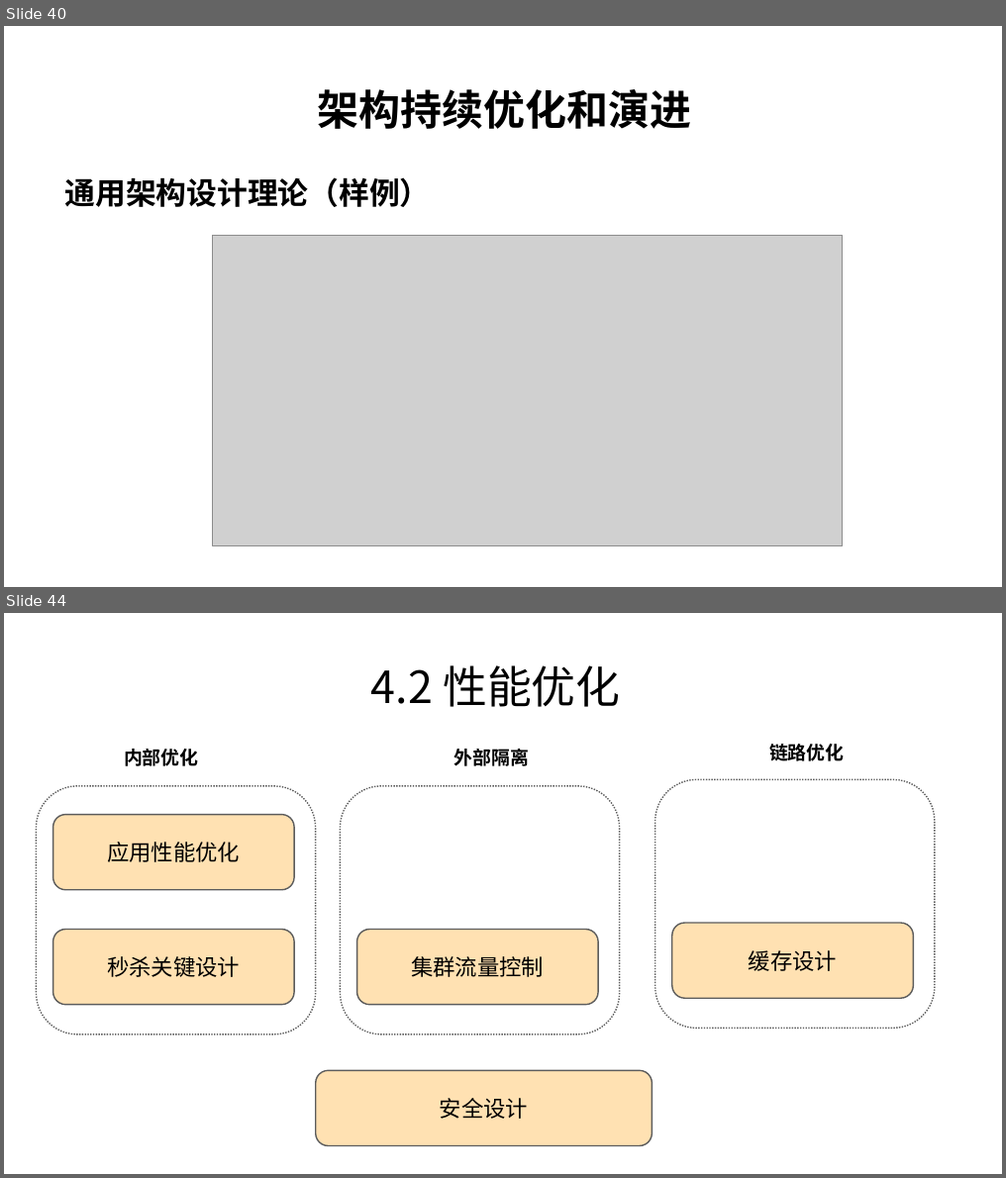
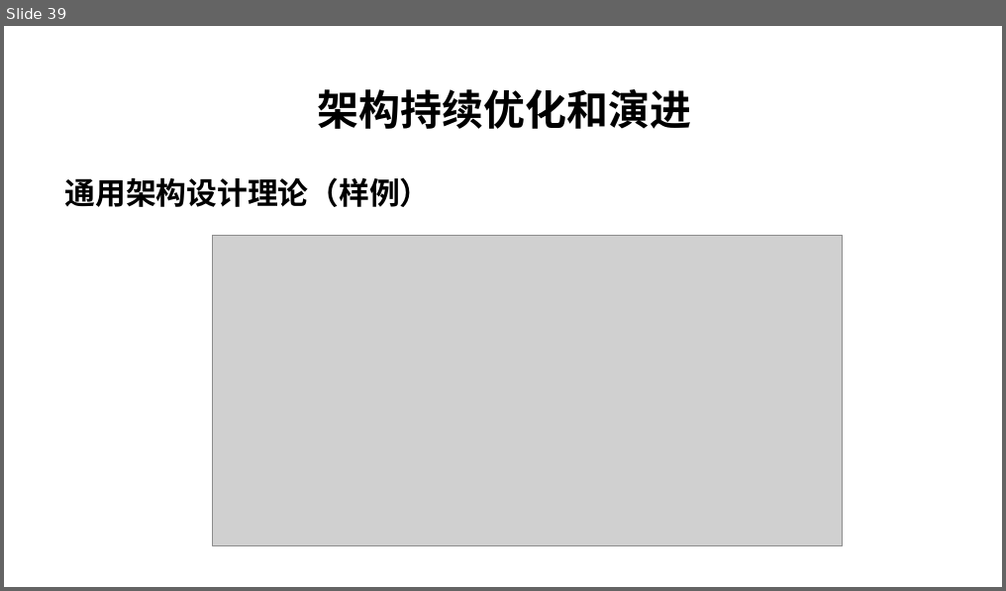
Before and after one commit to char-dance/flashSale-demo, a slide deck: FalshSale.pptx. Shown one above the other, each under a label of ours: slides 40 and 44 before the commit, slide 39 after it; the slides between them are not shown. The pictures are 1006x1178 and 1006x591 pixels, drawn with LibreOffice and Linux fonts; fonts in the diff are those of the drawing; grey boxes stand for pictures; background and template pictures are left out. Boxes give left, top, right and bottom in pixels: in the first picture for what was removed or moved away, otherwise in the second. Text is boxed around its words. In the diff, an @@ line names an element or a change of style, - is before the commit and + after.

```diff
--- a/FalshSale.pptx
+++ b/FalshSale.pptx
@@ slide 44 removed at (4,613,1002,1174), background #FFFFFF @@
@@ text removed at (371,665,620,707) @@
-4.2 性能优化
@@ text removed at (124,749,198,766) @@
-内部优化
@@ text removed at (454,749,529,766) @@
-外部隔离
@@ text removed at (769,744,844,761) @@
-链路优化
@@ rounded rectangle removed at (36,785,315,1034) @@
@@ rounded rectangle removed at (341,785,620,1034) @@
@@ rounded rectangle removed at (655,779,935,1028) @@
@@ rounded rectangle removed at (53,815,294,890) @@
-应用性能优化
@@ rounded rectangle removed at (53,930,294,1005) @@
-秒杀关键设计
@@ rounded rectangle removed at (357,930,599,1005) @@
-集群流量控制
@@ rounded rectangle removed at (671,923,913,999) @@
-缓存设计
@@ rounded rectangle removed at (315,1071,651,1147) @@
-安全设计
@@ what was slide 40 is now slide 39 @@
```
Also in this commit, not shown: 4 slides added, 7 other slides removed.
